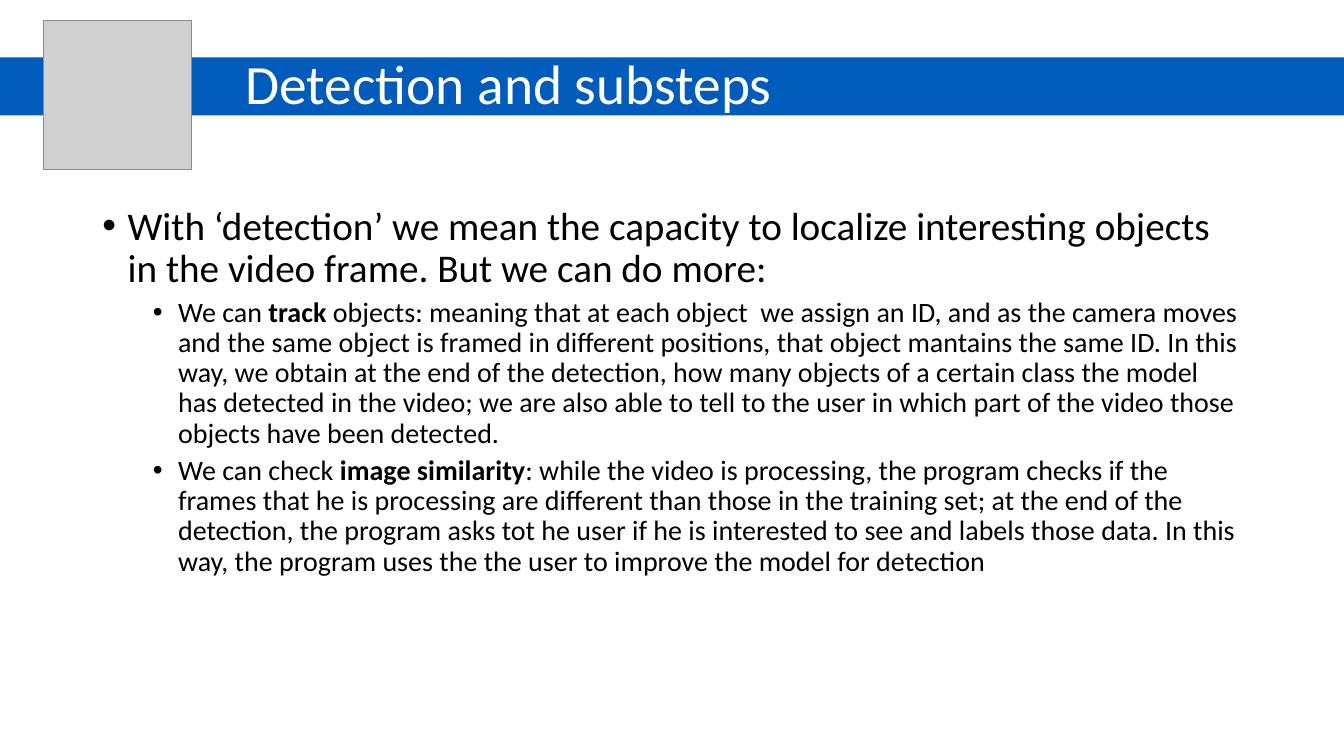
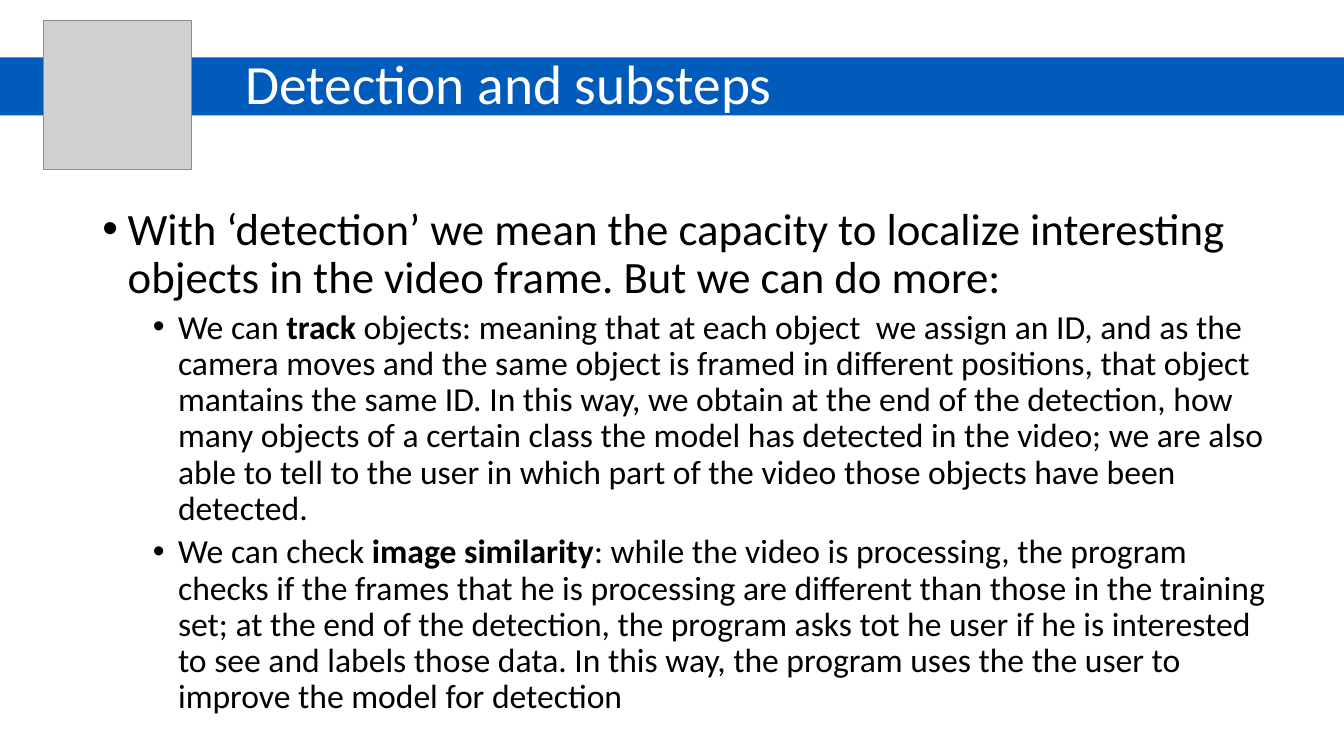
Before and after one commit to GiuliaCiaramella/yolov5, a slide deck: slide 14 of week_11_presentation.pptx (slide 6 before the commit). Drawn at 1344x756 pixels with LibreOffice and Linux fonts; fonts in the diff are those of the drawing; grey boxes stand for pictures. Boxes give left, top, right and bottom in pixels: in the first picture for what was removed or moved away, otherwise in the second. Text is boxed around its words. In the diff, an @@ line names an element or a change of style, - is before the commit and + after.

```diff
--- a/week_11_presentation.pptx
+++ b/week_11_presentation.pptx
@@ text "With ‘detection’ we mean the ..." at [128,213,1265,714]: size 28 to 32 pt in "With ‘detection’ we mean the capacity to ..."; size 20 to 24 pt in "We can track objects: meaning that at ...", "We can check image similarity: while the ..." @@
```
Also in this commit, not shown: 8 other slides changed, 19 slides added.
